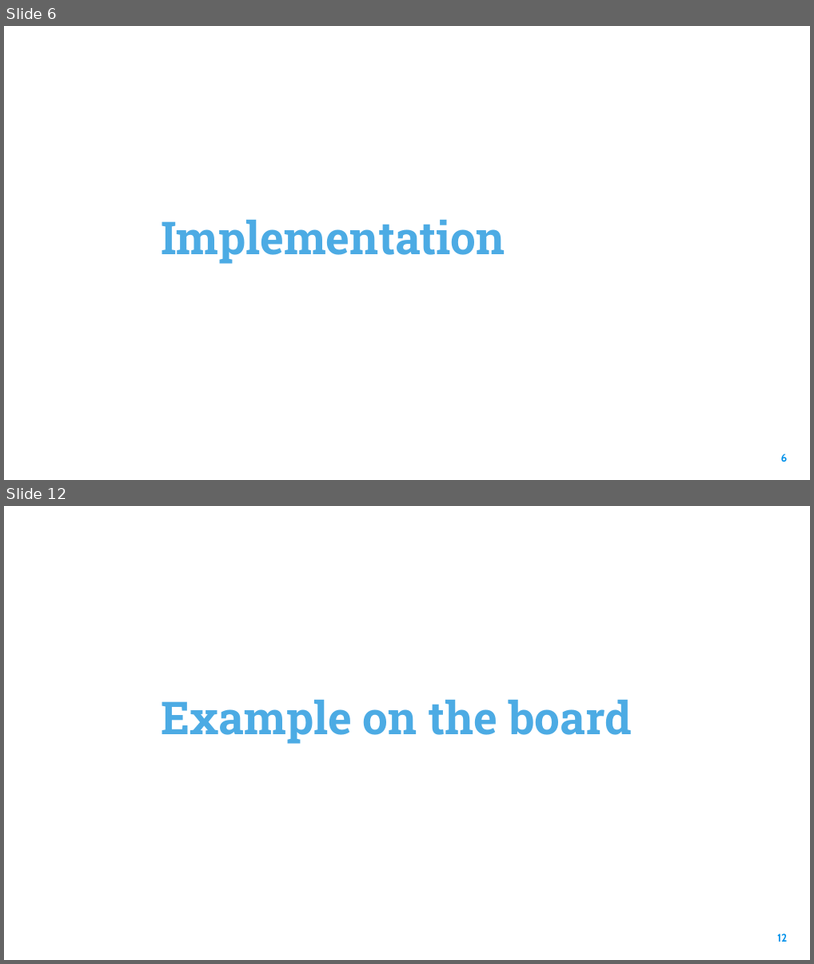
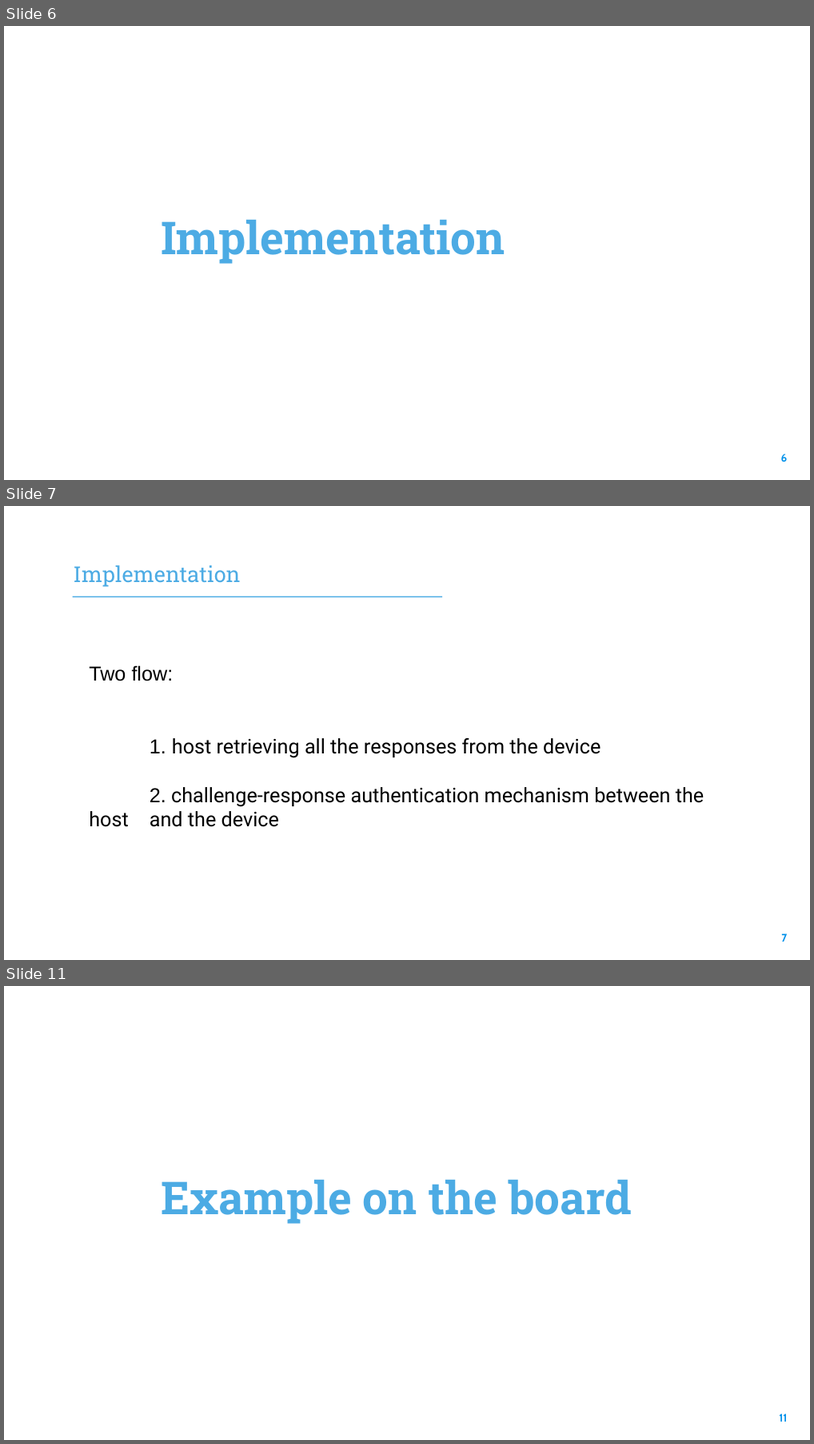
Before and after one commit to elenaroncolino/SEcube-code, a slide deck: Design and Development of a RAM-based PUF.pptx. Shown one above the other, each under a label of ours: slides 6 and 12 before the commit, slides 6, 7 and 11 after it; the slides between them are not shown. The pictures are 814x964 and 814x1444 pixels, drawn with LibreOffice and Linux fonts; fonts in the diff are those of the drawing; background and template pictures are left out. Boxes give left, top, right and bottom in pixels: in the first picture for what was removed or moved away, otherwise in the second. Text is boxed around its words. In the diff, an @@ line names an element or a change of style, - is before the commit and + after.

```diff
--- a/Design and Development of a RAM-based PUF.pptx
+++ b/Design and Development of a RAM-based PUF.pptx
@@ slide 7 added at (x1=4, y1=506, x2=810, y2=960), background picture (left out) @@
@@ text added at (x1=74, y1=565, x2=241, y2=587), 26 pt, text #4CABE4 @@
+Implementation
@@ line added from (72, 596) to (442, 596), #4CABE4 1.5 pt @@
@@ text added at (x1=89, y1=665, x2=704, y2=827), 24 pt, text #000000 @@
+Two flow:
+1. host retrieving all the responses from the device
+2. challenge-response authentication mechanism between the host and the device
@@ page number added at (x1=782, y1=933, x2=787, y2=941), 13 pt, text #0091EA, bold @@
+7
@@ what was slide 12 is now slide 11 @@
@@ page number at (x1=779, y1=1413, x2=787, y2=1421): text changed @@
-12
+11
```
Also in this commit, not shown: 3 slides changed, 2 slides removed, 4 other files.
